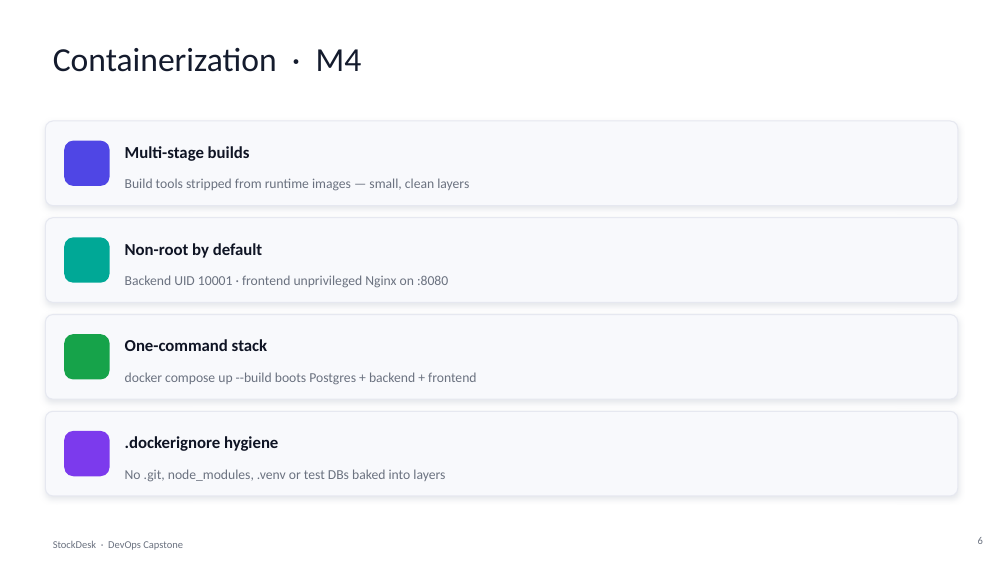
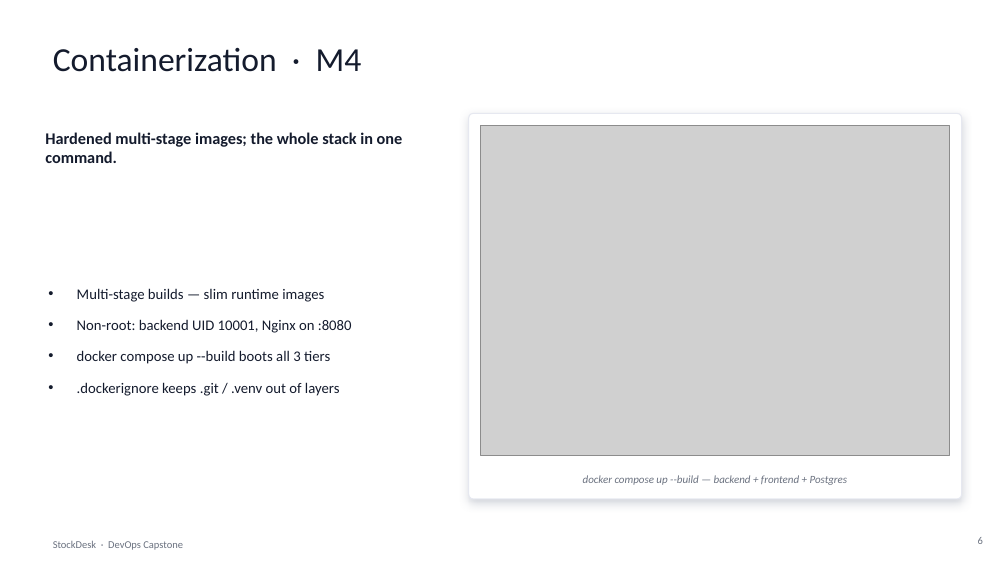
Before and after one commit to Naren456/devops-project, a slide deck: slide 6 of StockDesk_DevOps_Capstone.pptx. Drawn at 1008x567 pixels with LibreOffice and Linux fonts; fonts in the diff are those of the drawing; grey boxes stand for pictures. Boxes give left, top, right and bottom in pixels: in the first picture for what was removed or moved away, otherwise in the second. Text is boxed around its words. In the diff, an @@ line names an element or a change of style, - is before the commit and + after.

Commit message:
docs(m10): embed real evidence screenshots into presentation (slides 2,5-12)

```diff
--- a/StockDesk_DevOps_Capstone.pptx
+++ b/StockDesk_DevOps_Capstone.pptx
@@ rounded rectangle added at bbox=[469, 113, 962, 499], fill #FFFFFF, outline #E6E8F0 1 pt @@
@@ rounded rectangle removed at bbox=[45, 121, 958, 206] @@
@@ text added at bbox=[45, 132, 403, 163], 15.5 pt, text #141B2D, bold @@
+Hardened multi-stage images; the whole stack in one command.
@@ rounded rectangle removed at bbox=[64, 141, 110, 186] @@
@@ text removed at bbox=[125, 146, 250, 161] @@
-Multi-stage builds
@@ picture added at bbox=[481, 126, 950, 455] @@
@@ text removed at bbox=[125, 178, 469, 191] @@
-Build tools stripped from runtime images — small, clean layers
@@ rounded rectangle removed at bbox=[45, 218, 958, 302] @@
@@ rounded rectangle removed at bbox=[64, 237, 110, 283] @@
@@ text removed at bbox=[125, 243, 262, 258] @@
-Non-root by default
@@ text added at bbox=[77, 288, 352, 396], 14 pt, text #141B2D @@
+• Multi-stage builds — slim runtime images
+• Non-root: backend UID 10001, Nginx on :8080
+• docker compose up --build boots all 3 tiers
+• .dockerignore keeps .git / .venv out of layers
@@ text removed at bbox=[125, 275, 448, 288] @@
-Backend UID 10001 · frontend unprivileged Nginx on :8080
@@ rounded rectangle removed at bbox=[45, 315, 958, 399] @@
@@ rounded rectangle removed at bbox=[64, 334, 110, 380] @@
@@ text removed at bbox=[125, 339, 267, 351] @@
-One-command stack
@@ rounded rectangle removed at bbox=[45, 411, 958, 496] @@
@@ rounded rectangle removed at bbox=[64, 431, 110, 476] @@
@@ text removed at bbox=[125, 436, 278, 451] @@
-.dockerignore hygiene
@@ text removed at bbox=[125, 469, 445, 482] @@
-No .git, node_modules, .venv or test DBs baked into layers
@@ text at bbox=[583, 475, 848, 485]: text changed; size 13 to 10.5 pt; italic on @@
-docker compose up --build boots Postgres + backend + frontend
+docker compose up --build — backend + frontend + Postgres
```
Also in this commit, not shown: 7 other slides changed, 1 slide added, 1 slide removed, 1 other file.
